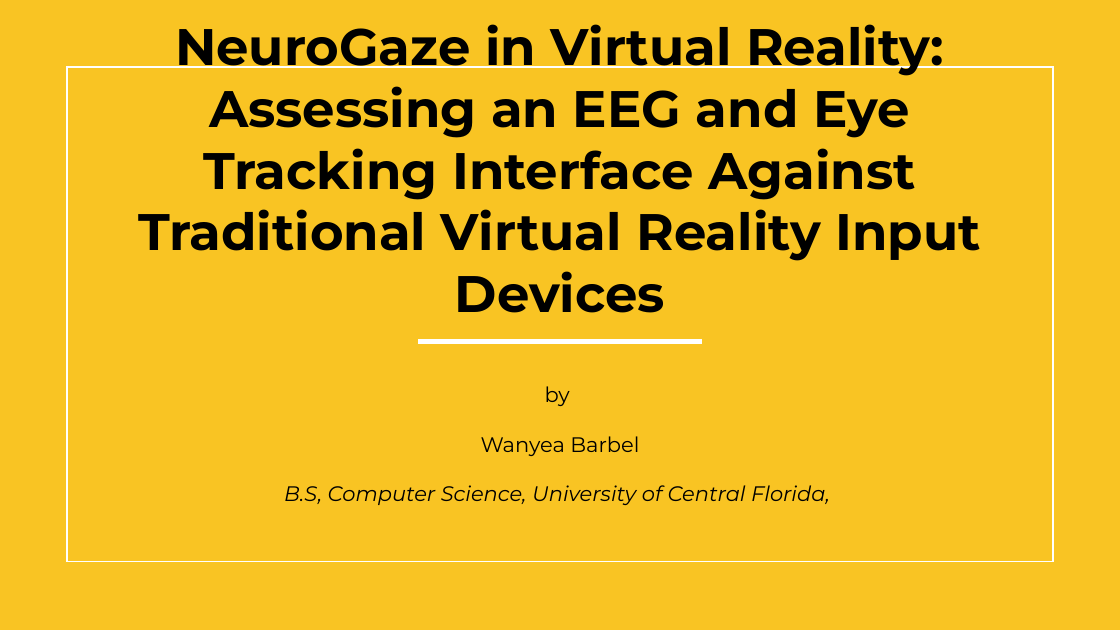
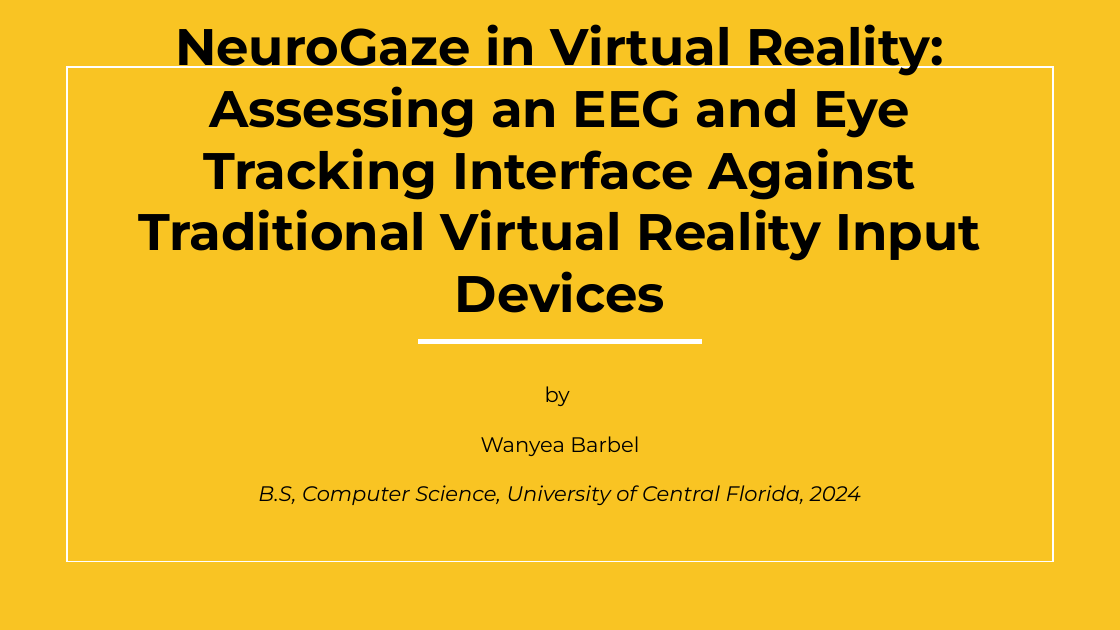
Before and after one commit to Wanyea/NeuroGaze, a slide deck: slide 1 of Research Documents/Thesis/NeuroGazeThesisDefense.pptx. Drawn at 1120x630 pixels with LibreOffice and Linux fonts; fonts in the diff are those of the drawing; background and template pictures are left out. Boxes give left, top, right and bottom in pixels: in the first picture for what was removed or moved away, otherwise in the second. Text is boxed around its words. In the diff, an @@ line names an element or a change of style, - is before the commit and + after.

```diff
--- a/Research Documents/Thesis/NeuroGazeThesisDefense.pptx
+++ b/Research Documents/Thesis/NeuroGazeThesisDefense.pptx
@@ subtitle at (x1=258, y1=485, x2=861, y2=505): text changed @@
-B.S, Computer Science, University of Central Florida,
+B.S, Computer Science, University of Central Florida, 2024
```
Also in this commit, not shown: 2 other slides changed, 2 slides added, 1 slide removed, 1 other file.
